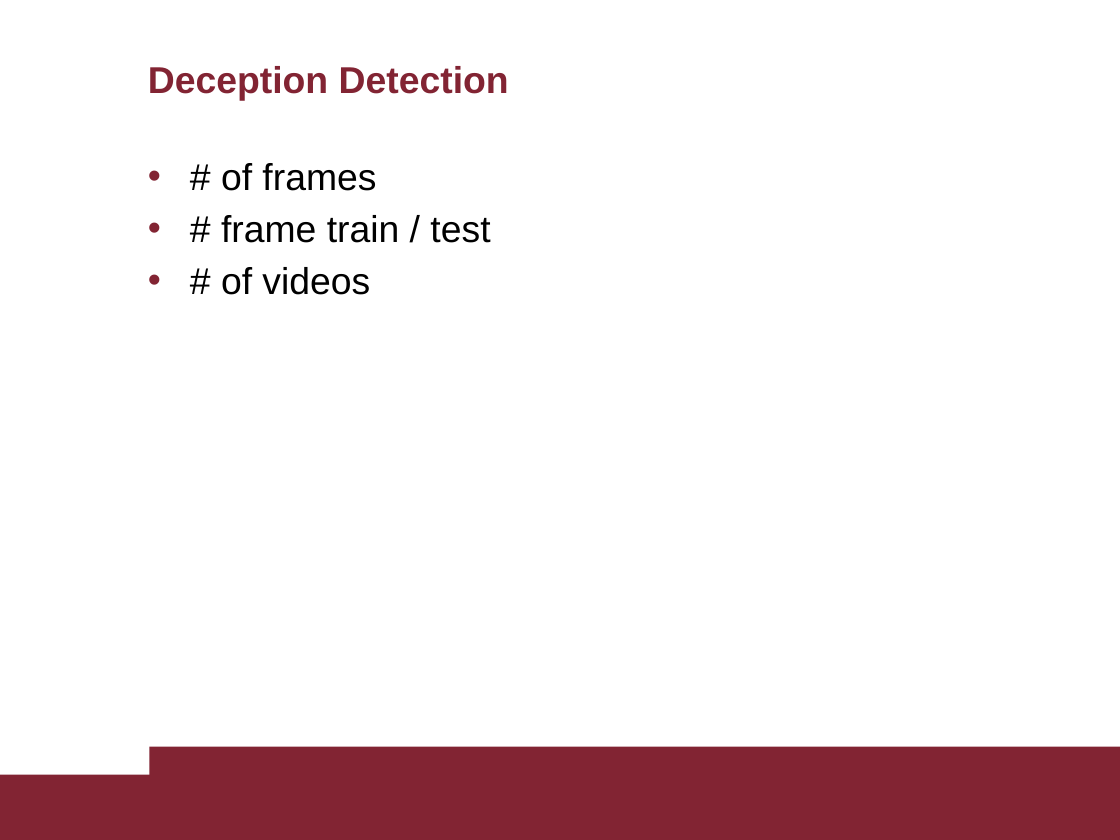
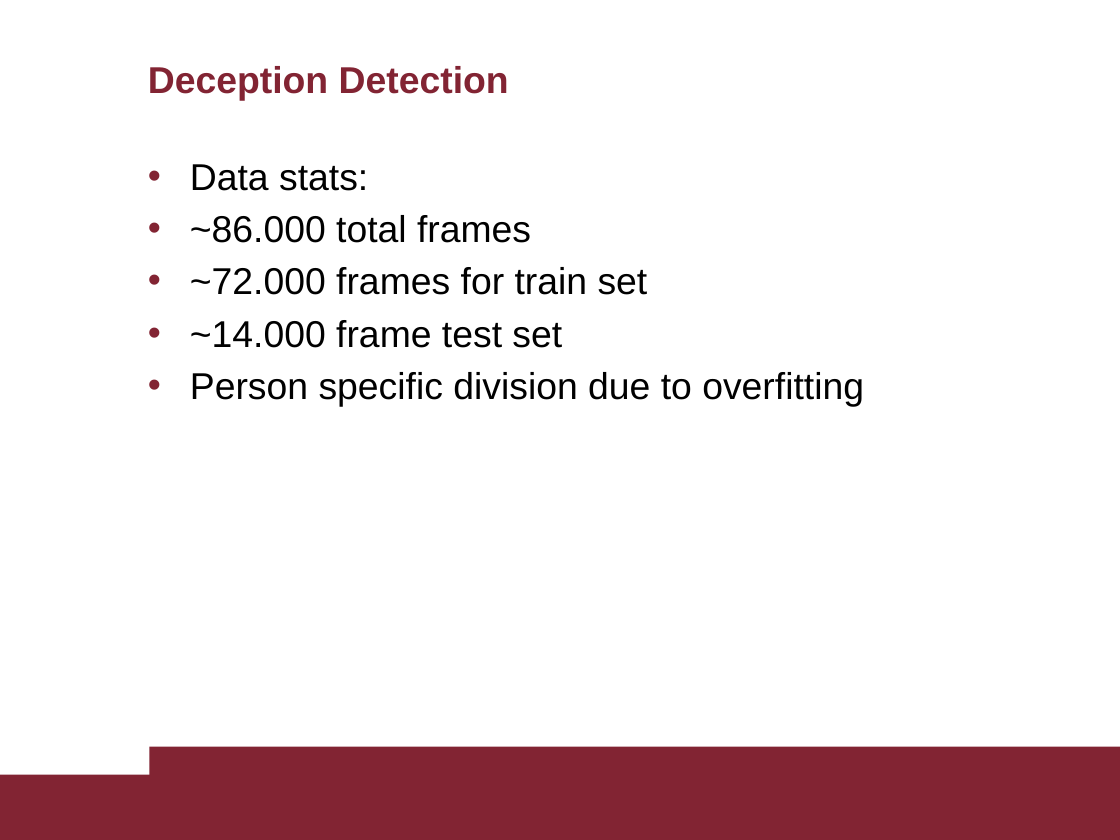
Before and after one commit to AscaL/thesis, a slide deck: slide 19 of Tesi Emanuele Orfanelli 1383726.pptx. Drawn at 1120x840 pixels with LibreOffice and Linux fonts; fonts in the diff are those of the drawing. Boxes give left, top, right and bottom in pixels: in the first picture for what was removed or moved away, otherwise in the second. Text is boxed around its words. In the diff, an @@ line names an element or a change of style, - is before the commit and + after.

Commit message:
ppt

```diff
--- a/Tesi Emanuele Orfanelli 1383726.pptx
+++ b/Tesi Emanuele Orfanelli 1383726.pptx
@@ text at (x1=190, y1=164, x2=864, y2=407): text changed @@
-• # of frames
-• # frame train / test
-• # of videos
+• Data stats:
+• ~86.000 total frames
+• ~72.000 frames for train set
+• ~14.000 frame test set
+• Person specific division due to overfitting
```
Also in this commit, not shown: 22 other slides changed, 1 slide added, 14 slides removed, 3 other files.
